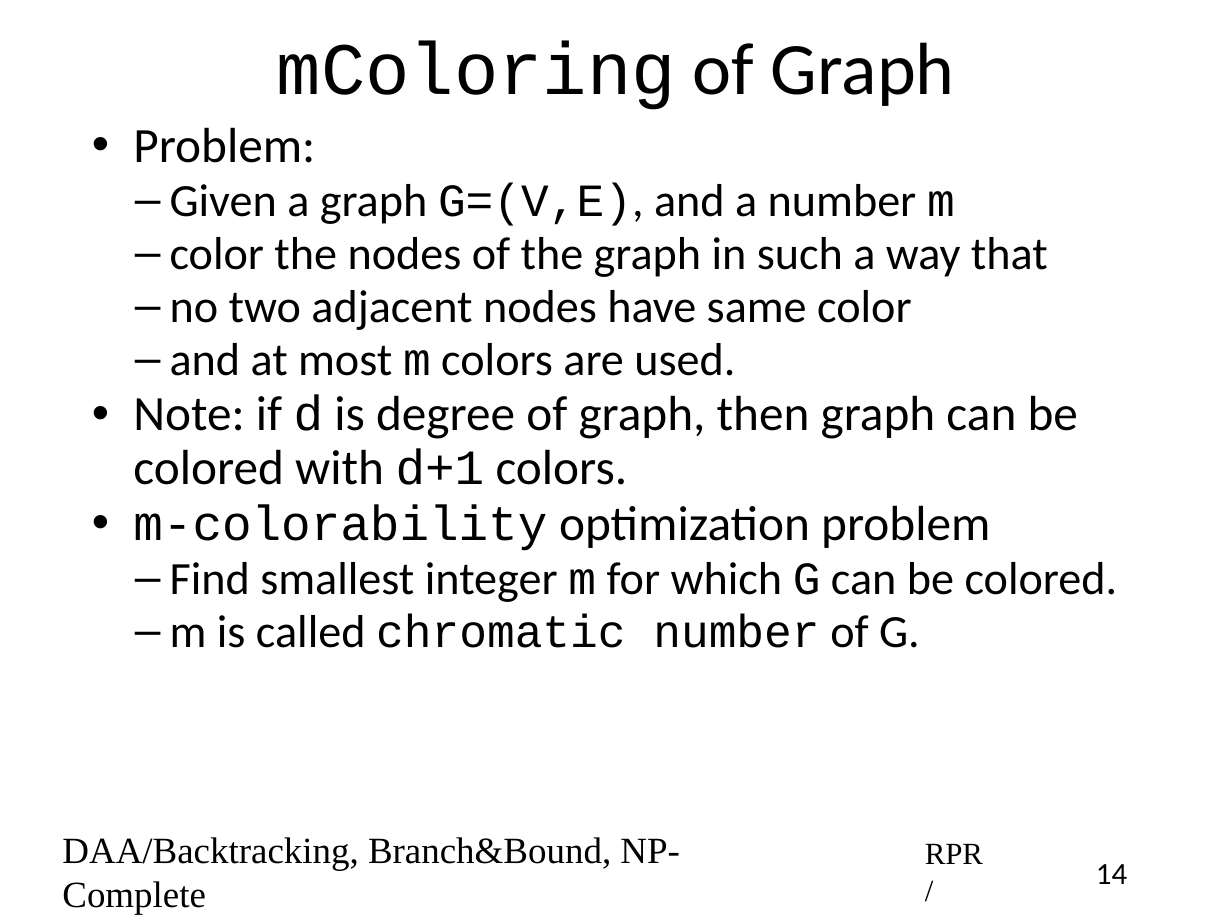
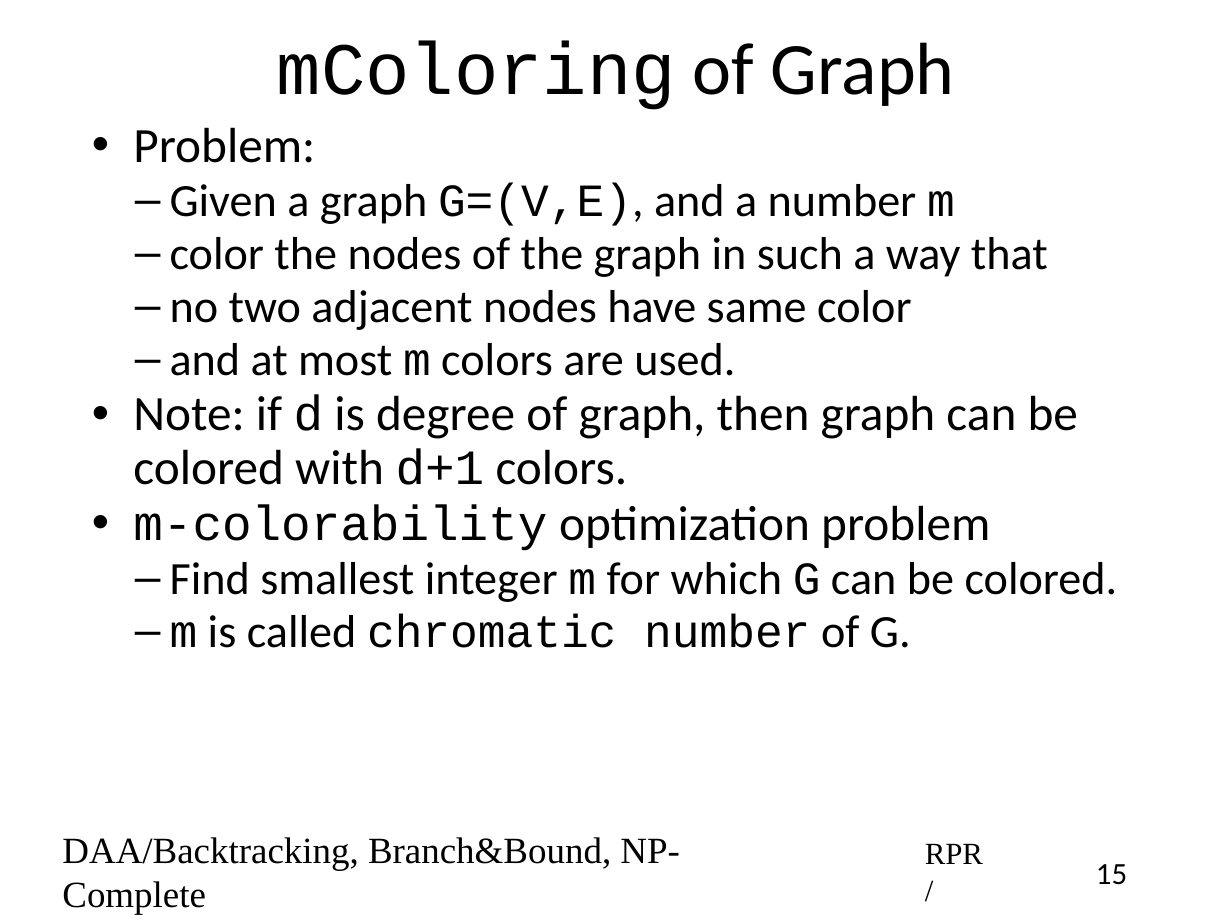
Before and after one commit to rprustagi/2019-17CS43-DAA, a slide deck: slide 15 of Slides-RPR/2019-H1-DAA-L43-BackTrack-algos.pptx (slide 14 before the commit). Drawn at 1232x924 pixels with LibreOffice and Linux fonts; fonts in the diff are those of the drawing. Boxes give left, top, right and bottom in pixels: in the first picture for what was removed or moved away, otherwise in the second. Text is boxed around its words. In the diff, an @@ line names an element or a change of style, - is before the commit and + after.

```diff
--- a/Slides-RPR/2019-H1-DAA-L43-BackTrack-algos.pptx
+++ b/Slides-RPR/2019-H1-DAA-L43-BackTrack-algos.pptx
@@ text at (x1=170, y1=614, x2=911, y2=648): font Calibri to Courier New in "m" @@
@@ page number at (x1=1096, y1=864, x2=1127, y2=885): text changed @@
-14
+15
```
Also in this commit, not shown: 6 other slides changed, 1 slide added, 2 other files.
